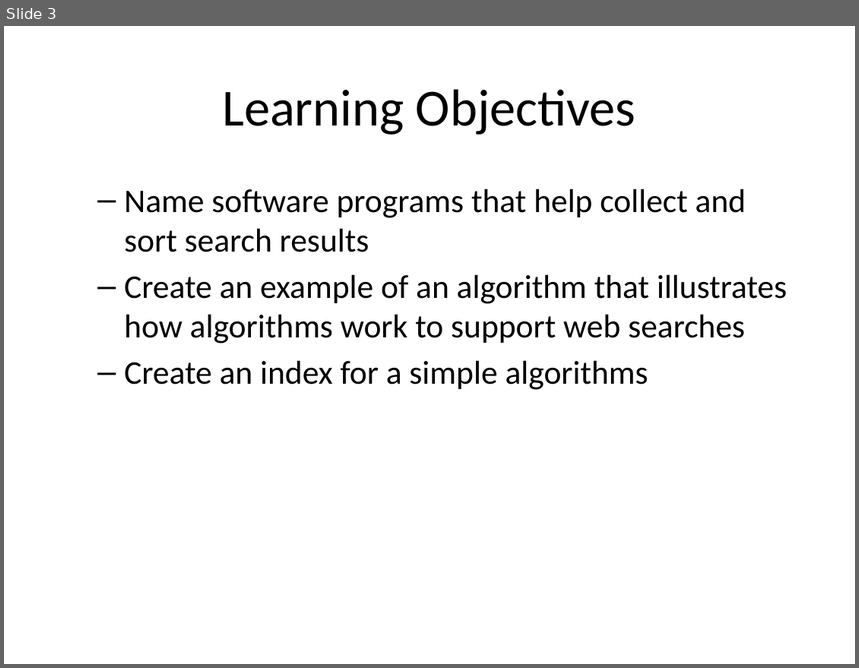
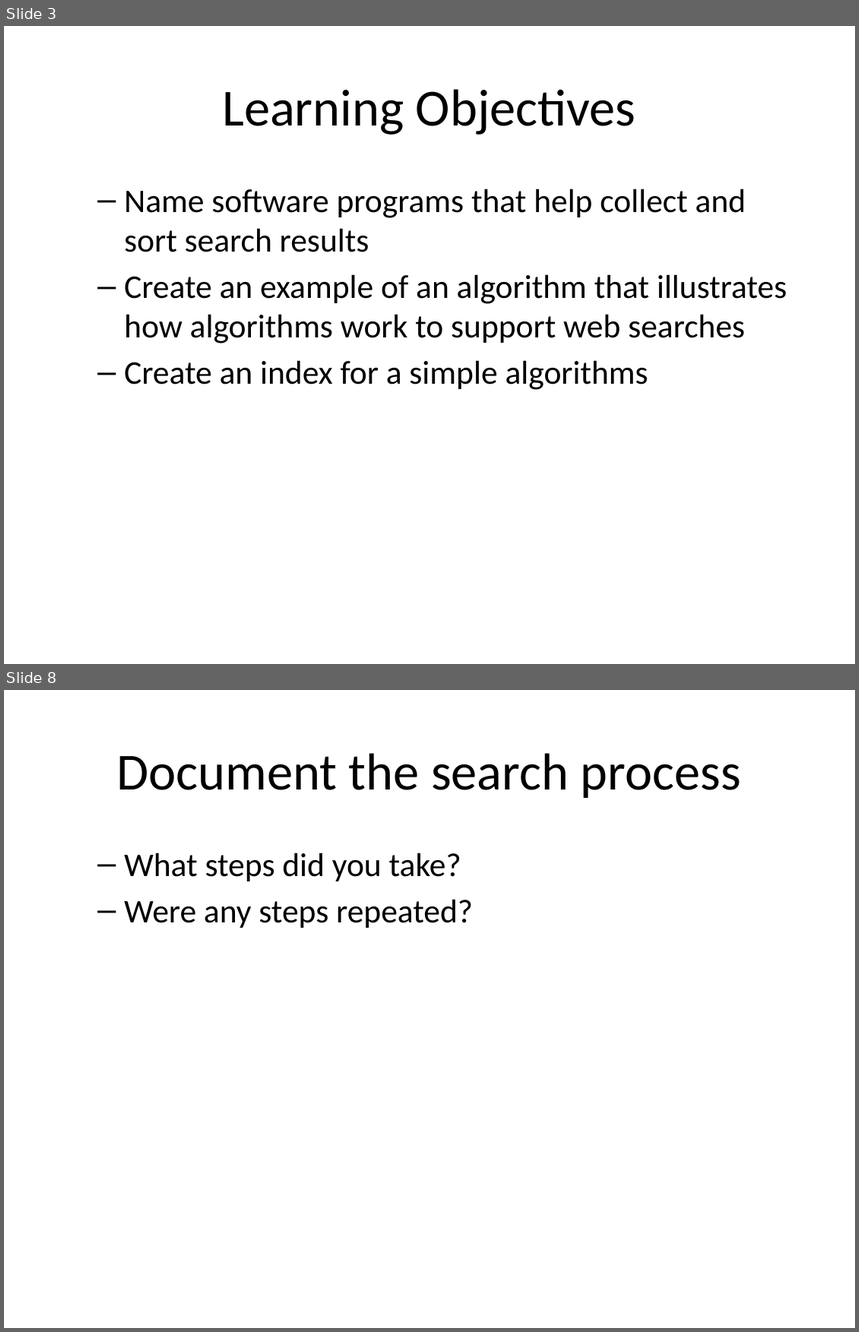
Before and after one commit to mr-eggleton/web-lit-core, a slide deck: powerpoints/04-search-party.pptx. Shown one above the other, each under a label of ours: slide 3 before the commit, slides 3 and 8 after it; the slides between them are not shown. The pictures are 859x668 and 859x1332 pixels, drawn with LibreOffice and Linux fonts; fonts in the diff are those of the drawing. Boxes give left, top, right and bottom in pixels: in the first picture for what was removed or moved away, otherwise in the second. Text is boxed around its words. In the diff, an @@ line names an element or a change of style, - is before the commit and + after.

Commit message:
04-Search Party

```diff
--- a/powerpoints/04-search-party.pptx
+++ b/powerpoints/04-search-party.pptx
@@ slide 8 added at [4, 690, 855, 1328], background #FFFFFF @@
@@ title added at [117, 753, 741, 798], 44 pt, text #000000 @@
+Document the search process
@@ text added at [124, 853, 473, 928], 28 pt, text #000000 @@
+  – What steps did you take?
+  – Were any steps repeated?
```
Also in this commit, not shown: 4 slides changed, 7 other slides added, 1 slide removed, 3 other files.
